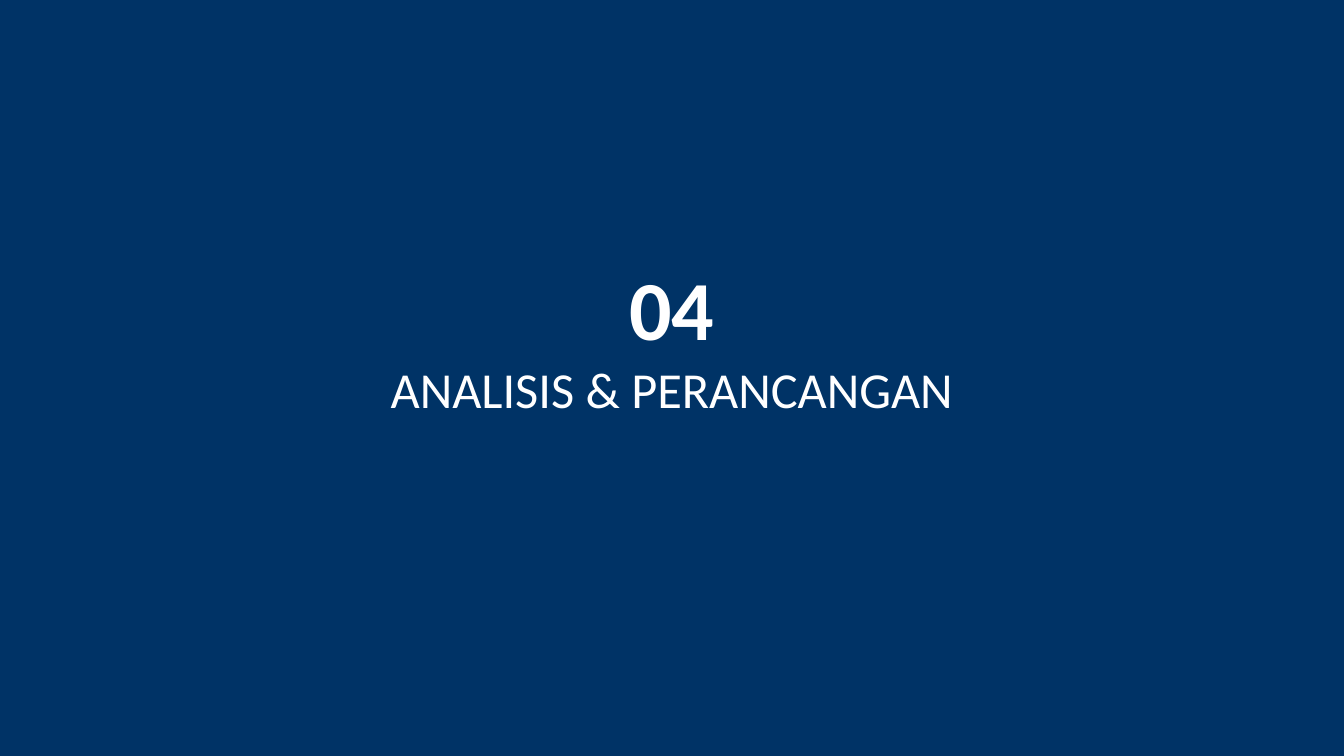
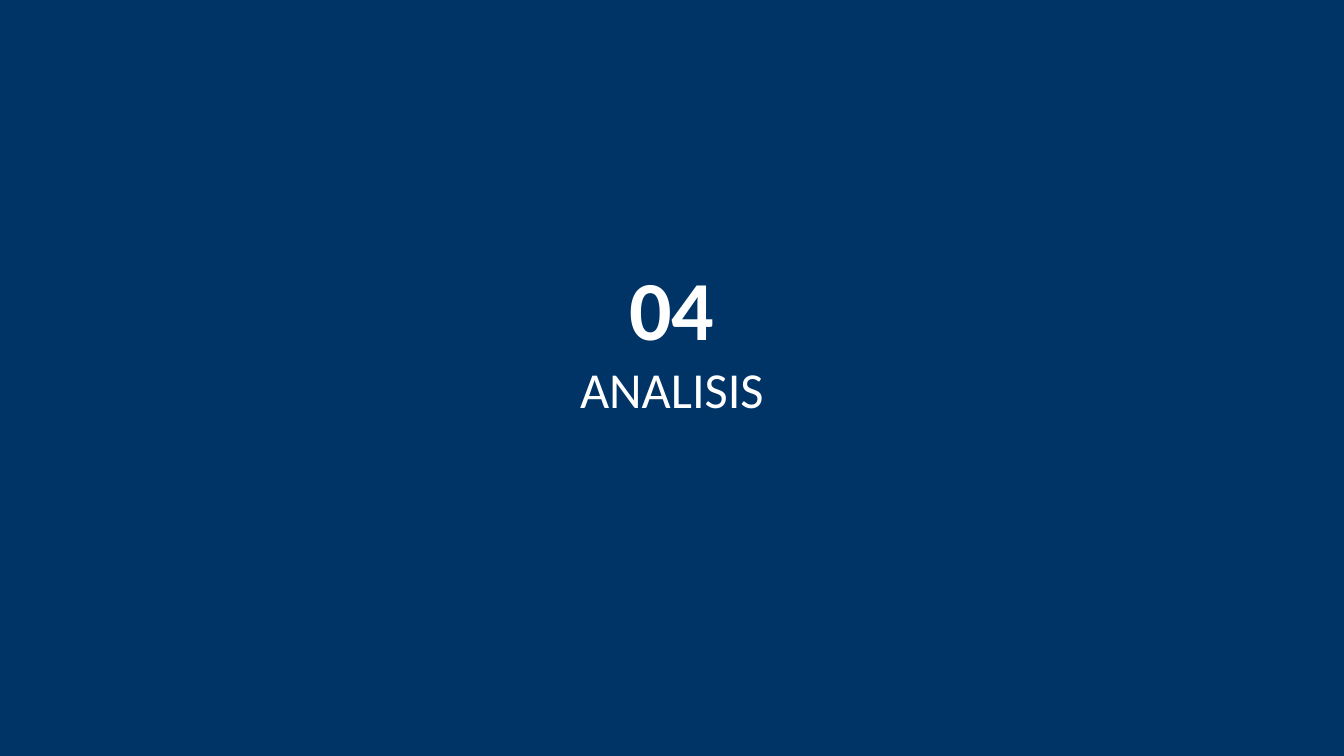
Before and after one commit to irfan-ghzl/CRM, a slide deck: slide 11 of PRESENTASI_SISTEM_PENGADUAN_MASYARAKAT.pptx. Drawn at 1344x756 pixels with LibreOffice and Linux fonts; fonts in the diff are those of the drawing. Boxes give left, top, right and bottom in pixels: in the first picture for what was removed or moved away, otherwise in the second. Text is boxed around its words. In the diff, an @@ line names an element or a change of style, - is before the commit and + after.

```diff
--- a/PRESENTASI_SISTEM_PENGADUAN_MASYARAKAT.pptx
+++ b/PRESENTASI_SISTEM_PENGADUAN_MASYARAKAT.pptx
@@ text at <box>580,375,764,409</box>: text changed @@
-ANALISIS & PERANCANGAN
+ANALISIS
```
Also in this commit, not shown: 14 other slides changed, 5 slides added, 5 slides removed.
